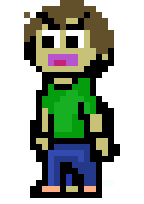
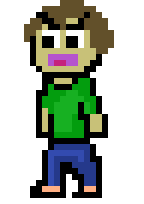
Comparing the layer stacks of the two w=144, h=204 images. Changes:
hid "Layer 1" over [24, 12, 120, 198]
hid "Layer 0" over [24, 12, 120, 198]
